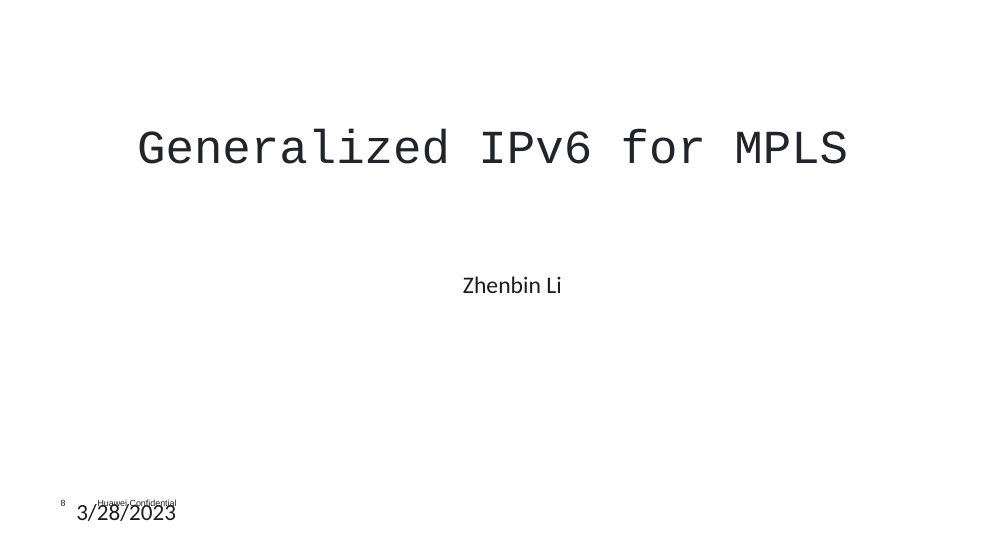
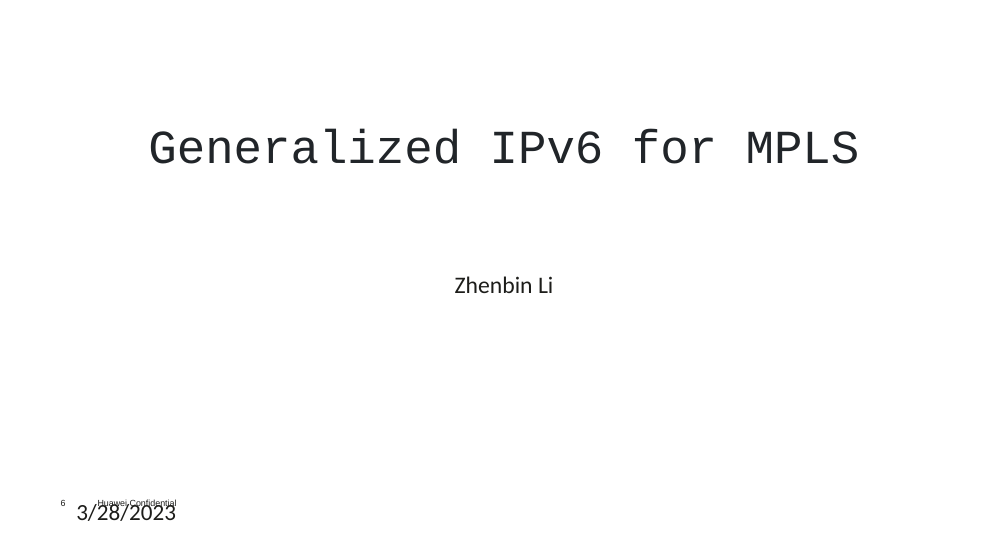
Before and after one commit to Generalized-IPv6-Tunnel/IETF116-Sidemeeting, a slide deck: slide 6 of 04 Generalized IPv6 Tunnel.pptx (slide 8 before the commit). Drawn at 1008x533 pixels with LibreOffice and Linux fonts; fonts in the diff are those of the drawing; background and template pictures are left out. Boxes give left, top, right and bottom in pixels: in the first picture for what was removed or moved away, otherwise in the second. Text is boxed around its words. In the diff, an @@ line names an element or a change of style, - is before the commit and + after.

```diff
--- a/04 Generalized IPv6 Tunnel.pptx
+++ b/04 Generalized IPv6 Tunnel.pptx
@@ title "Generalized IPv6 for MPLS": place and size @@
-title "Generalized IPv6 for MPLS" at (137, 129, 848, 164)
+title "Generalized IPv6 for MPLS" at (148, 129, 860, 164)
@@ subtitle "Zhenbin Li": place and size @@
-subtitle "Zhenbin Li" at (463, 276, 561, 293)
+subtitle "Zhenbin Li" at (455, 276, 553, 293)
```
Also in this commit, not shown: 7 other slides changed, 2 slides added, 4 slides removed.
